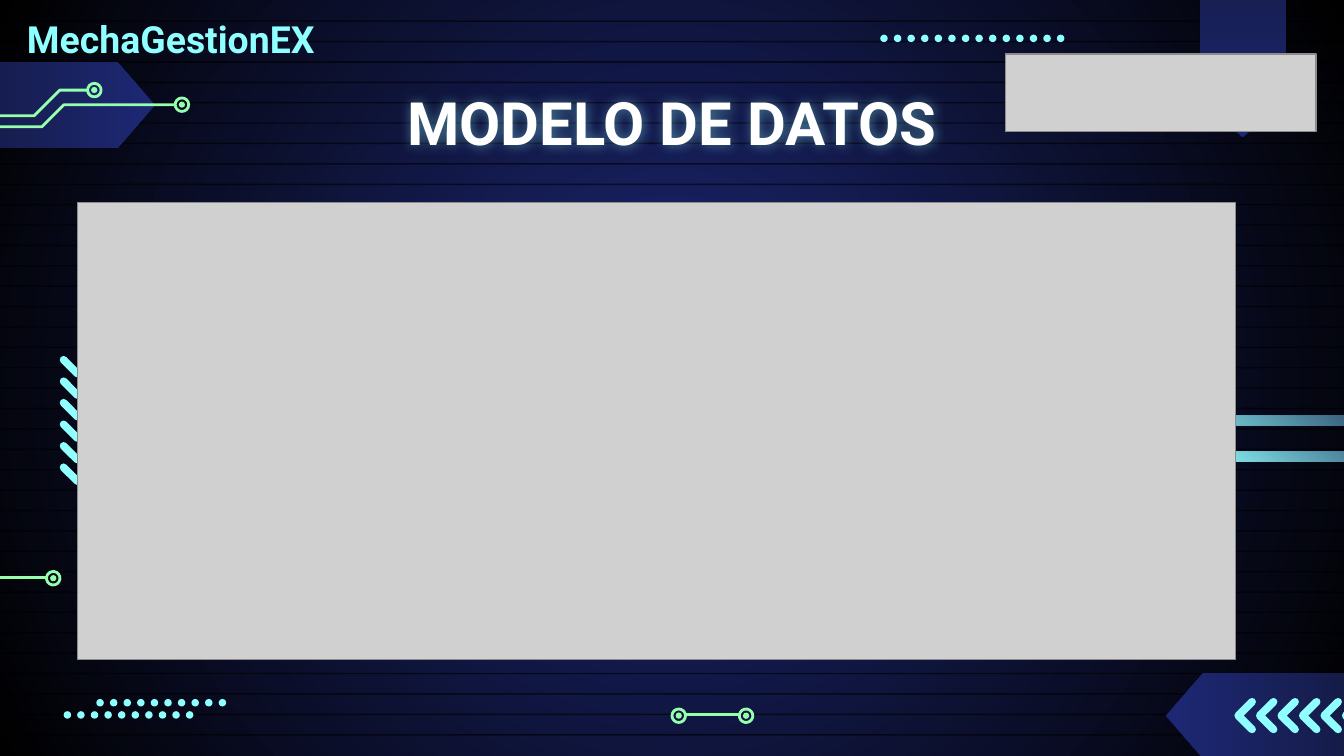
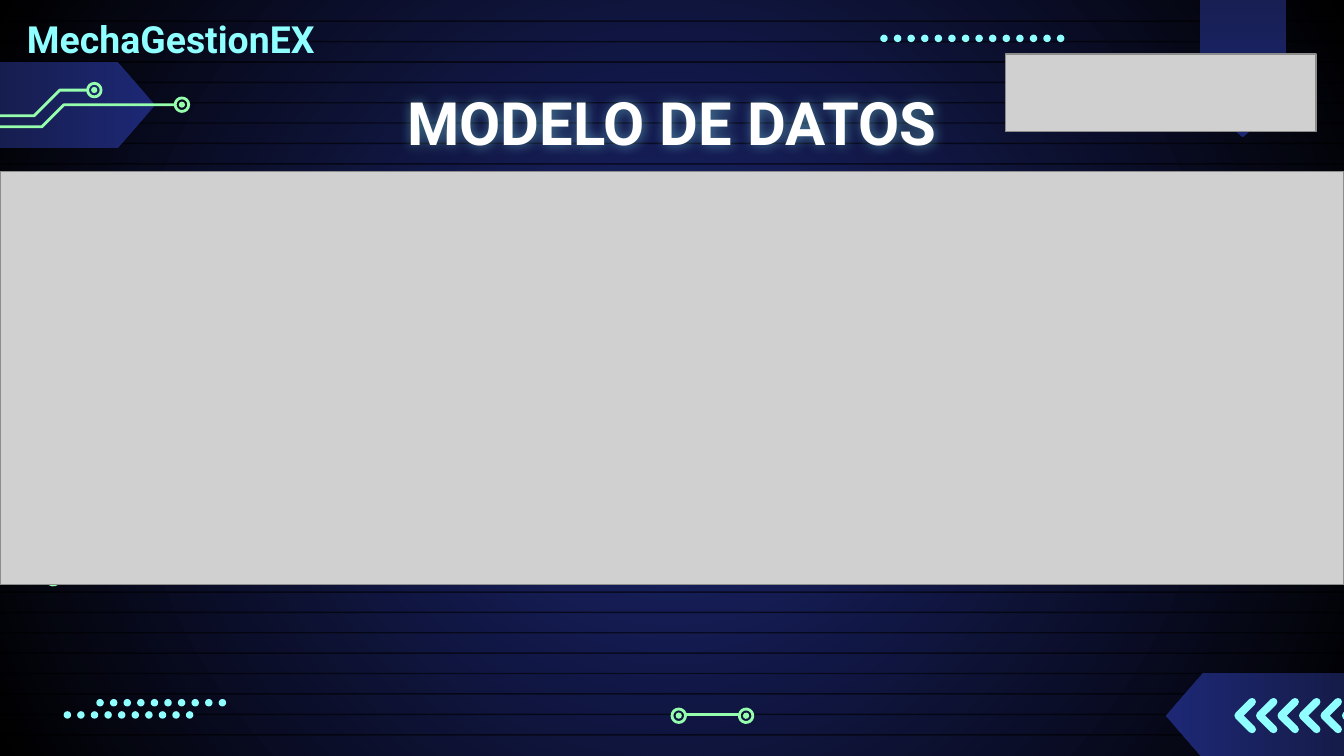
Before and after one commit to Sythrex/Capstone_grupo_4, a slide deck: slide 13 of Fase 3/Evidencias grupales/Presentacion Final del proyecto (Espanol).pptx. Drawn at 1344x756 pixels with LibreOffice and Linux fonts; fonts in the diff are those of the drawing; grey boxes stand for pictures. Boxes give left, top, right and bottom in pixels: in the first picture for what was removed or moved away, otherwise in the second. Text is boxed around its words. In the diff, an @@ line names an element or a change of style, - is before the commit and + after.

```diff
--- a/Fase 3/Evidencias grupales/Presentacion Final del proyecto (Espanol).pptx
+++ b/Fase 3/Evidencias grupales/Presentacion Final del proyecto (Espanol).pptx
@@ picture: place and size @@
-picture at bbox=[78, 203, 1236, 660]
+picture at bbox=[0, 172, 1344, 585]
@@ group removed at bbox=[60, 355, 95, 486]: 6 freeform shapes @@
@@ freeform shape removed at bbox=[50, 575, 56, 582] @@
```
Also in this commit, not shown: 2 other slides changed.
